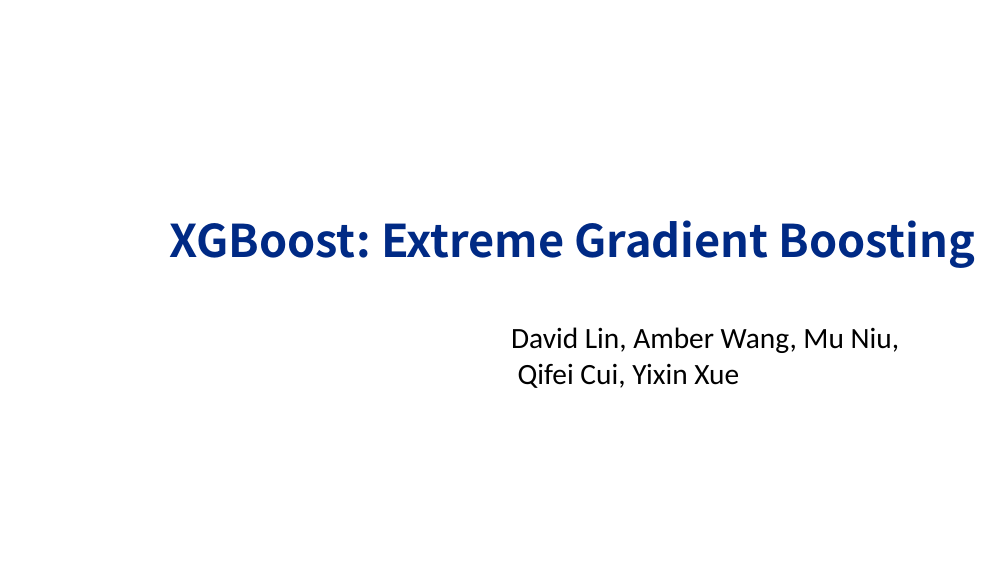
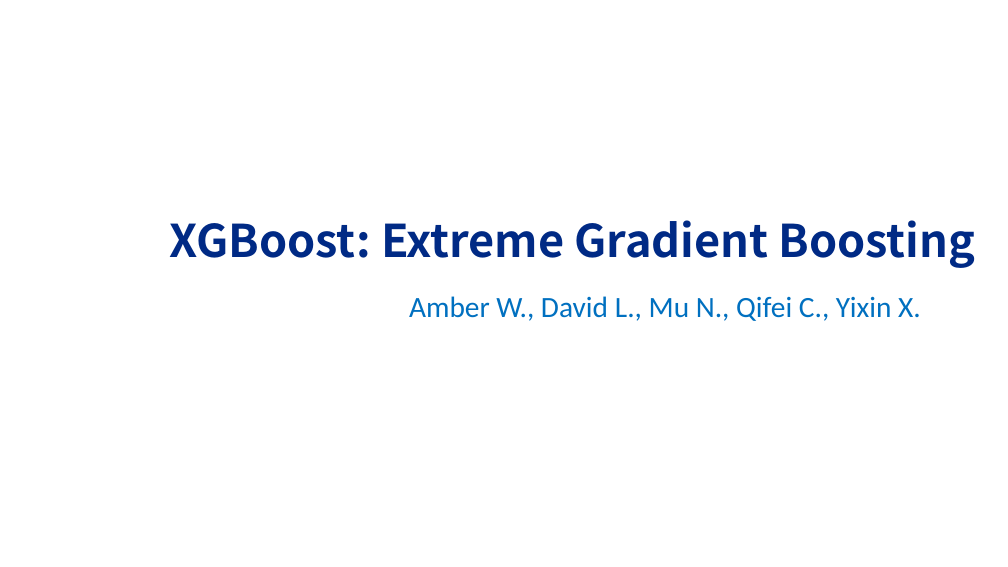
Before and after one commit to PSTAT197-F23/PSTAT197A_FP_Group1, a slide deck: slide 1 of scripts/drafts/PRESENTATION.pptx. Drawn at 1008x567 pixels with LibreOffice and Linux fonts; fonts in the diff are those of the drawing; background and template pictures are left out. Boxes give left, top, right and bottom in pixels: in the first picture for what was removed or moved away, otherwise in the second. Text is boxed around its words. In the diff, an @@ line names an element or a change of style, - is before the commit and + after.

Commit message:
add Qifei part

```diff
--- a/scripts/drafts/PRESENTATION.pptx
+++ b/scripts/drafts/PRESENTATION.pptx
@@ text at (409,296,921,321): text changed; text colour #000000 to #0070C0 @@
-David Lin, Amber Wang, Mu Niu,
-Qifei Cui, Yixin Xue
+Amber W., David L., Mu N., Qifei C., Yixin X.
```
Also in this commit, not shown: 9 other slides changed.
